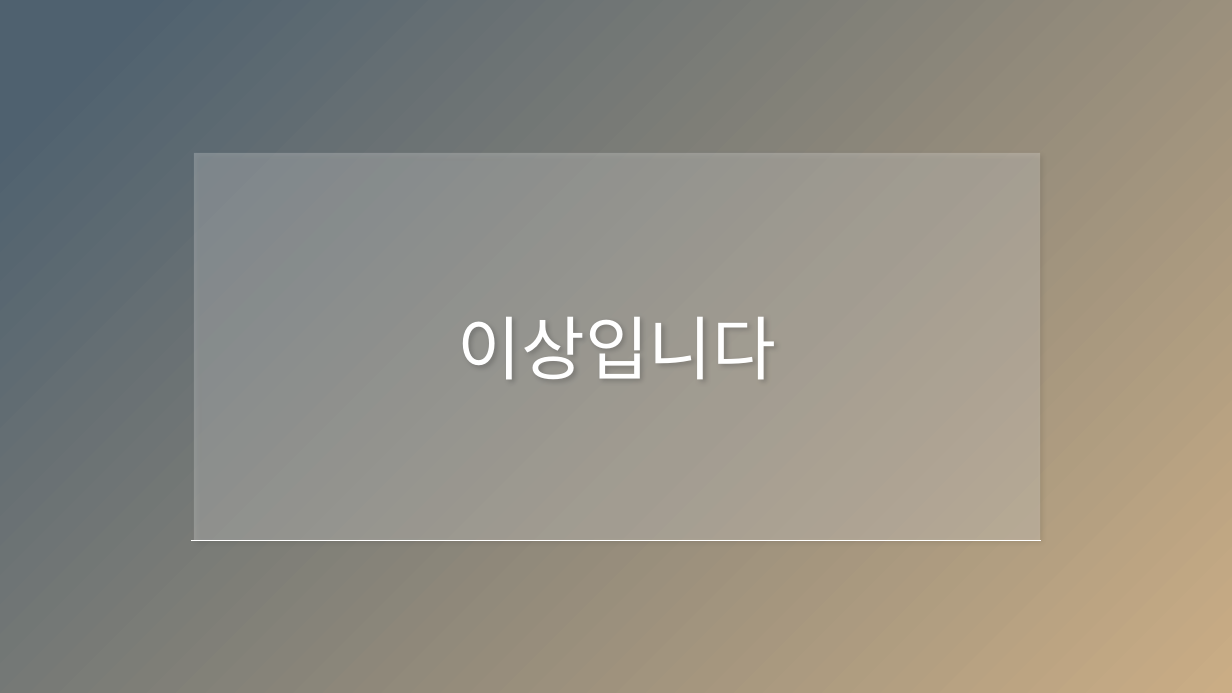
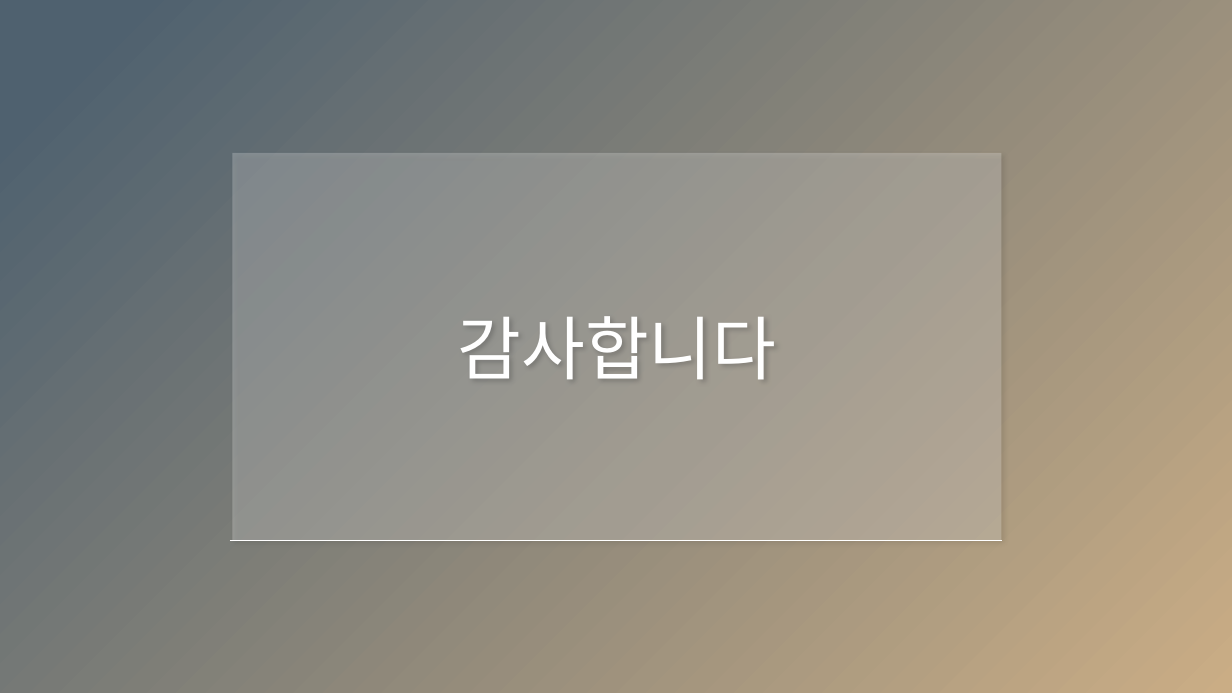
Before and after one commit to ticod/simplog, a slide deck: slide 10 of docs/[simplog] 요구사항 분석.pptx. Drawn at 1232x693 pixels with LibreOffice and Linux fonts; fonts in the diff are those of the drawing. Boxes give left, top, right and bottom in pixels: in the first picture for what was removed or moved away, otherwise in the second. Text is boxed around its words. In the diff, an @@ line names an element or a change of style, - is before the commit and + after.

Commit message:
Update 요구사항 분석 ppt

```diff
--- a/docs/[simplog] 요구사항 분석.pptx
+++ b/docs/[simplog] 요구사항 분석.pptx
@@ rectangle "감사합니다": place and size @@
-rectangle "감사합니다" at [194,152,1041,540]
+rectangle "감사합니다" at [233,152,1002,540]
@@ text in rectangle at [458,316,777,380]: text changed @@
-이상입니다
+감사합니다
@@ line moved from (191, 541) - (1041, 541) to (230, 541) - (1003, 541) @@
```
